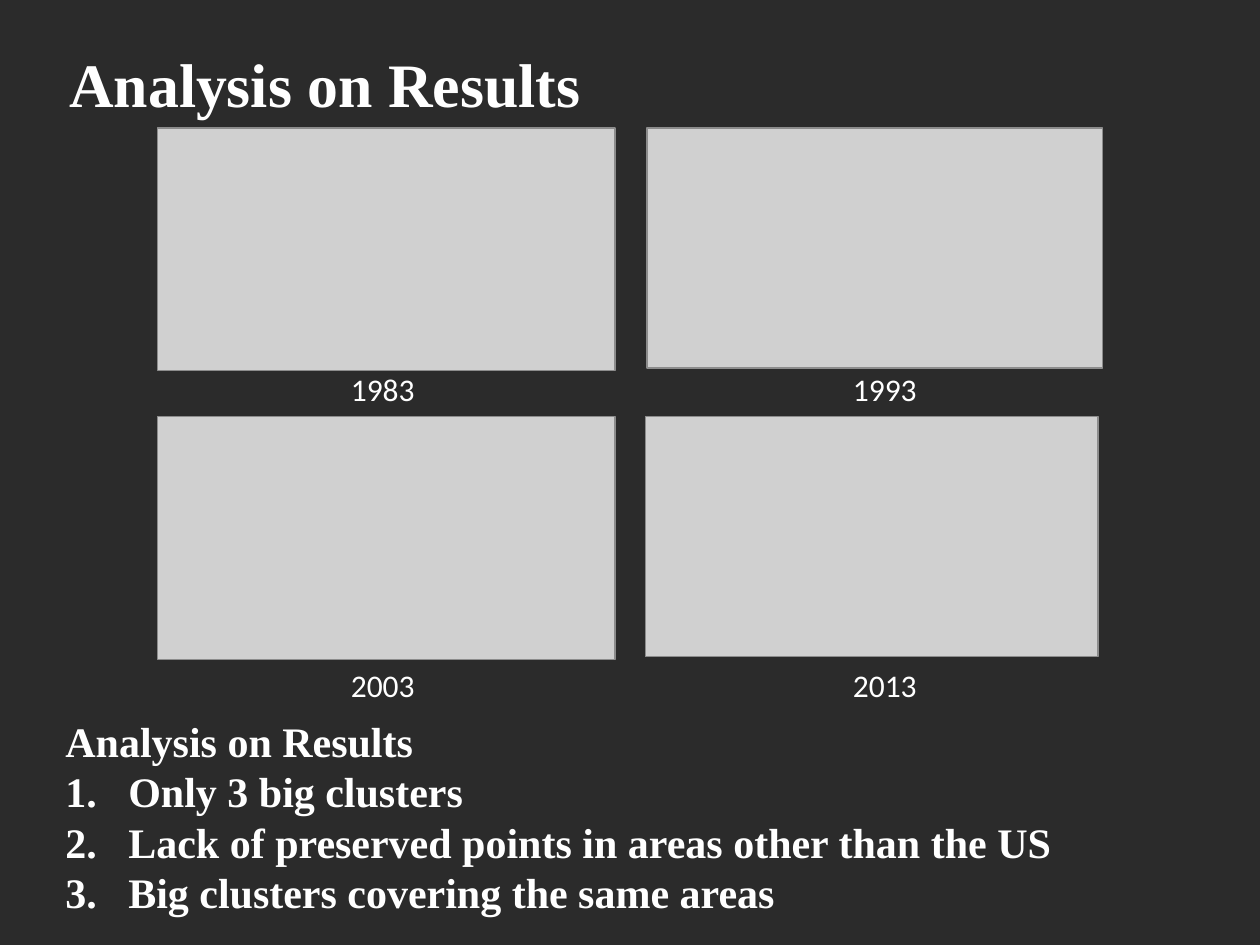
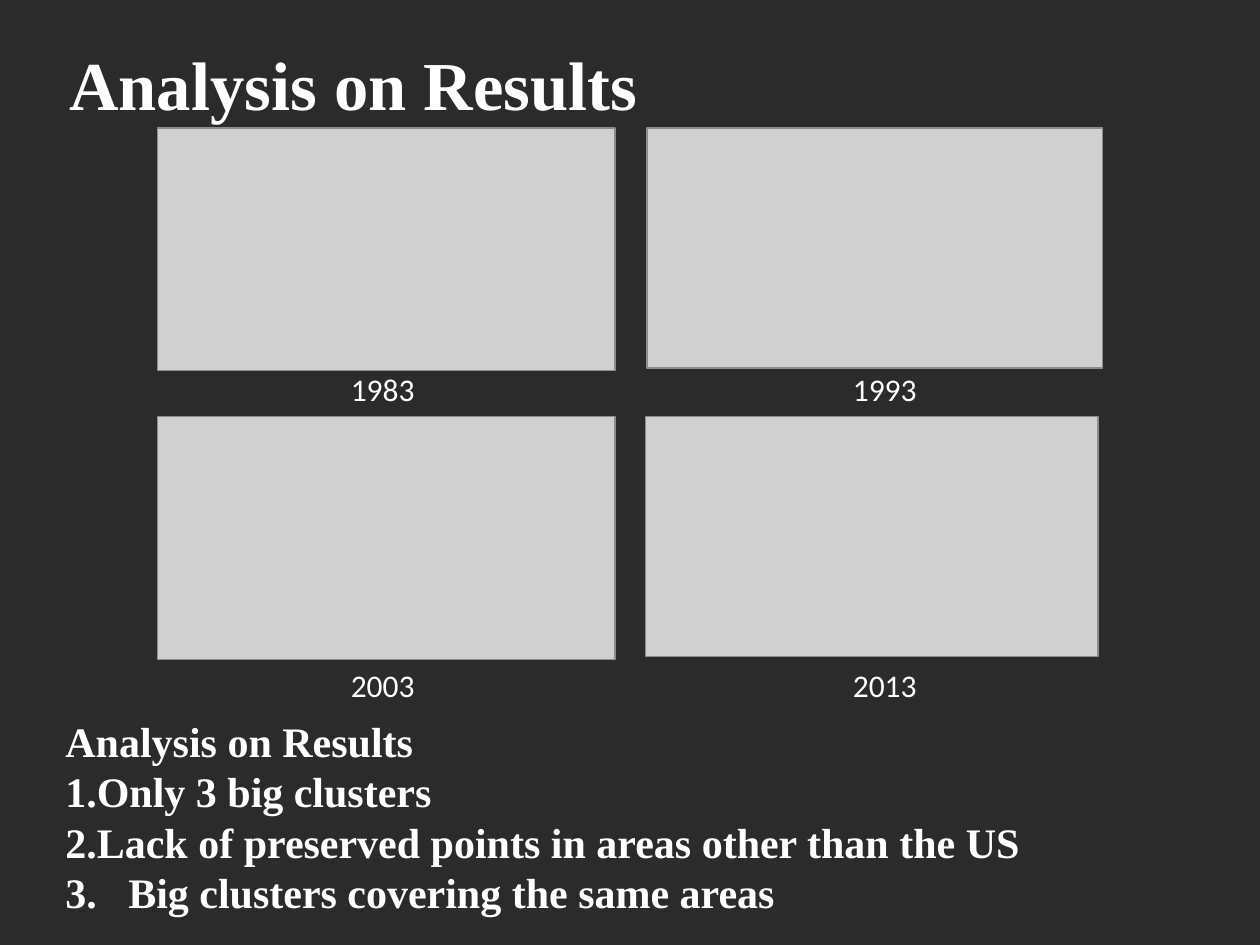
Before and after one commit to raynald/ETH_BBBigData, a slide deck: slide 4 of report_mile_stone3/Milestone 3.pptx. Drawn at 1260x945 pixels with LibreOffice and Linux fonts; fonts in the diff are those of the drawing; grey boxes stand for pictures; background and template pictures are left out; a plain dark background stands for a picture behind light text. Boxes give left, top, right and bottom in pixels: in the first picture for what was removed or moved away, otherwise in the second. Text is boxed around its words. In the diff, an @@ line names an element or a change of style, - is before the commit and + after.

```diff
--- a/report_mile_stone3/Milestone 3.pptx
+++ b/report_mile_stone3/Milestone 3.pptx
@@ text "Analysis on Results" at box(69, 62, 637, 123): size 35.3 to 39.2 pt @@
@@ text at box(65, 778, 1020, 917): indent changed @@
```
Also in this commit, not shown: 4 other slides changed, 1 other file.
